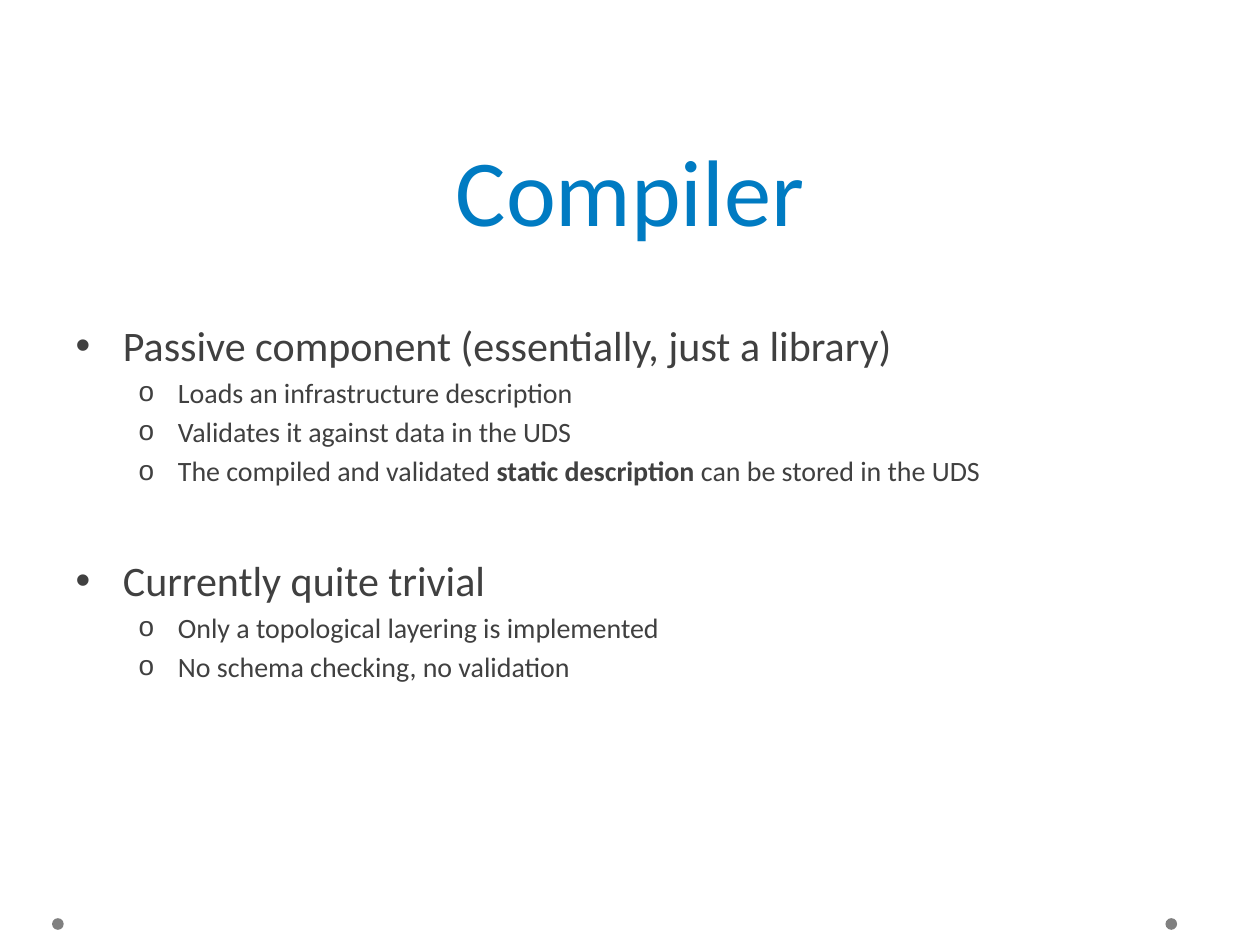
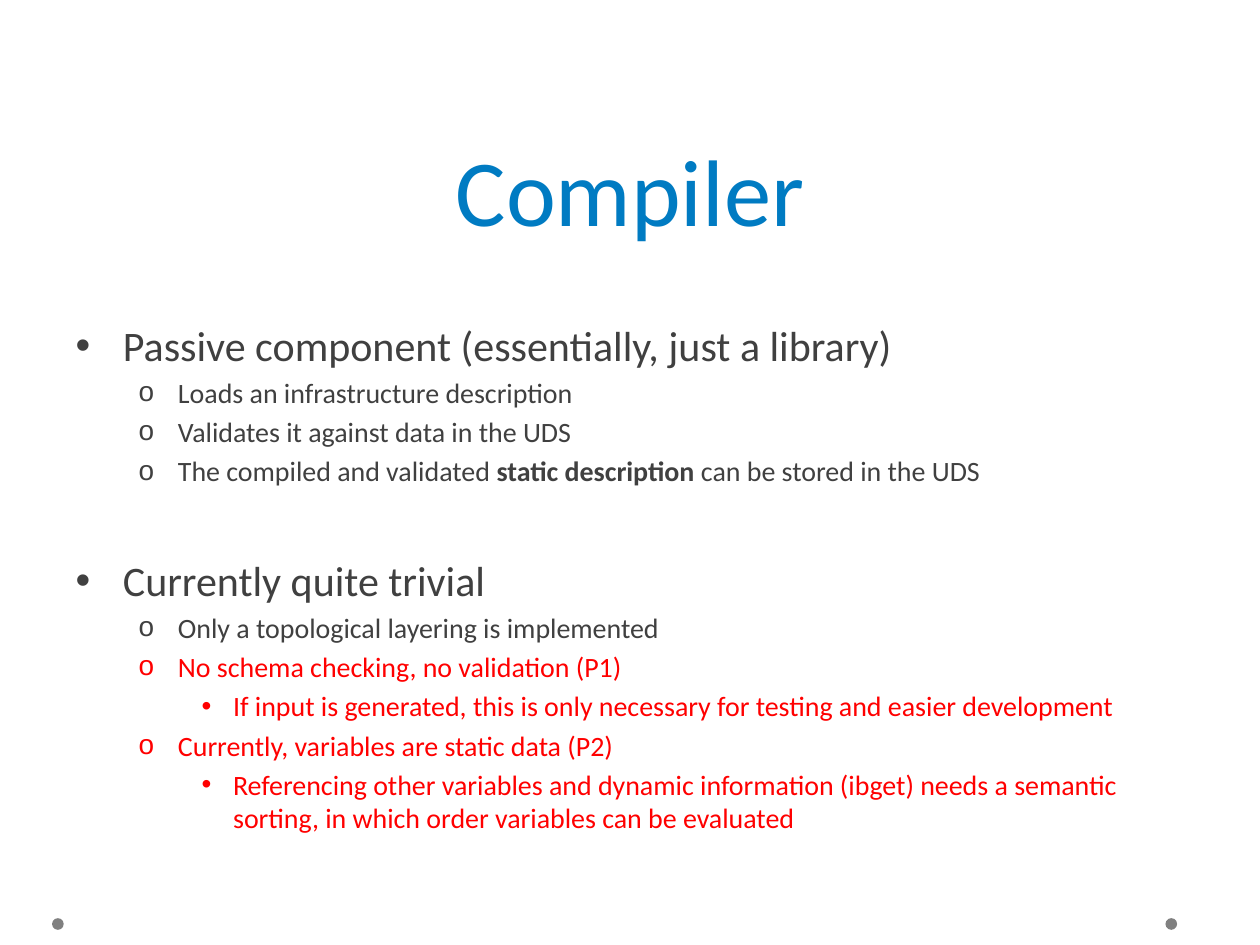
Before and after one commit to occopus/docs, a slide deck: slide 16 of sztaki-occo-report.pptx. Drawn at 1260x945 pixels with LibreOffice and Linux fonts; fonts in the diff are those of the drawing; background and template pictures are left out. Boxes give left, top, right and bottom in pixels: in the first picture for what was removed or moved away, otherwise in the second. Text is boxed around its words. In the diff, an @@ line names an element or a change of style, - is before the commit and + after.

```diff
--- a/sztaki-occo-report.pptx
+++ b/sztaki-occo-report.pptx
@@ text at (x1=178, y1=656, x2=1116, y2=833): text changed; text colour #404040 to #FF0000 @@
-  o No schema checking, no validation
+  o No schema checking, no validation (P1)
+    • If input is generated, this is only necessary for testing and easier development
+  o Currently, variables are static data (P2)
+    • Referencing other variables and dynamic information (ibget) needs a semantic sorting, in which order variables can be evaluated
```
Also in this commit, not shown: 7 other slides changed, 10 slides added.
